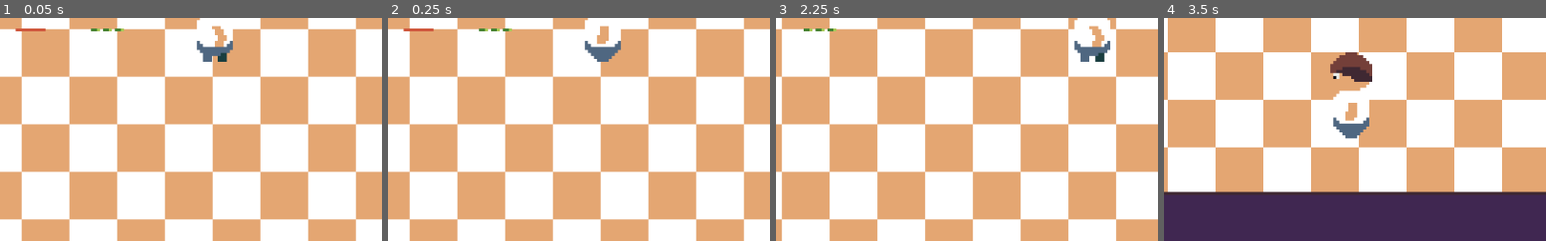
Above: before the commit, frames 1-4 (left to right).
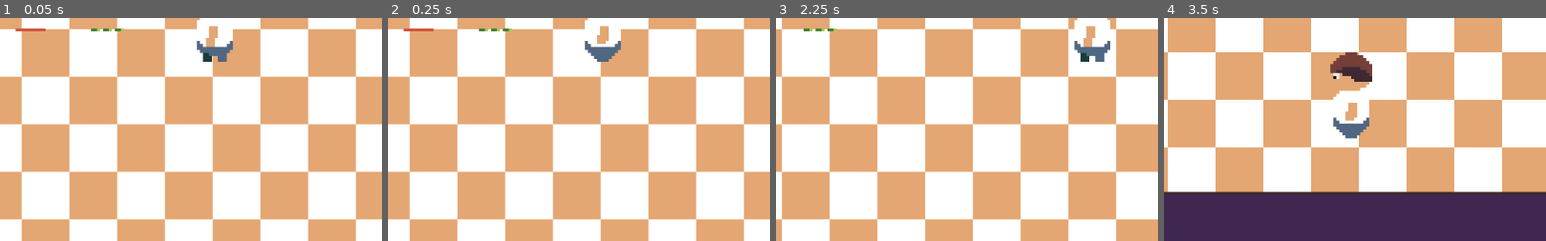
Above: after the commit, the same moments.

Repository: dardanbujupaj/night-shift
Game: Godot game, scene res://scenes/Diner.tscn
Two runs of this game, one before a commit and one after it. Both use one fixed random seed, a clock stepped at 60 frames per second and the inputs below. Sound files missing from this copy of the repository are replaced by a short silence.
Inputs (mouse positions are % of the whole screen's width and height, from its top left):
- Up to frame 1 (0.05 s): no input
- Up to frame 2 (0.25 s): no input
- Up to frame 3 (2.25 s): move the mouse to (72, 45) at 0.52 s; hold D (move_right) 0.53-1.28 s; right-click (72, 45) at 0.6 s; tap Space (jump) at 0.77, 1.52 s; move the mouse to (30, 55) at 1.27 s; hold S (move_down) 1.28-2.03 s; click (30, 55) at 1.35 s; move the mouse to (60, 28) at 2.02 s; hold D (move_right) from 2.03 s (still down); hold R from 2.03 s (still down)
- Up to frame 4 (3.5 s): move the mouse to (45, 70) at 2.77 s; release D (move_right) at 2.78 s; release R at 2.78 s; hold W (move_up) from 2.78 s (still down); right-click (45, 70) at 2.85 s; tap Space (jump) at 3.02 s
The pictures show only the part of the screen within x 22-72%, y 40-90%; the shares and areas given below are measured in that part.

The runs differ from the first frame. In frame 1, 0.6% of the frame differs, in the area x 53-60%, y 3-20%; in frame 2, nothing differs; in frame 3, 0.6%; in frame 4, nothing differs.

Commit message:
Add camera shake on hit from enemie.

Diff:
--- a/scenes/character/Character.gd
+++ b/scenes/character/Character.gd
@@ -109,6 +109,7 @@
 	if hitpoints <= 0:
 		die()
 	knockback_velocity = impact_velocity
+	$Camera2D.add_stress(1)
 
 func die():
 	pass
--- a/scenes/character/Character.tscn
+++ b/scenes/character/Character.tscn
@@ -1,7 +1,8 @@
-[gd_scene load_steps=16 format=2]
+[gd_scene load_steps=17 format=2]
 
 [ext_resource path="res://scenes/character/character_side.png" type="Texture" id=1]
 [ext_resource path="res://scenes/character/Character.gd" type="Script" id=2]
+[ext_resource path="res://scenes/character/ShakeCamera.gd" type="Script" id=3]
 [ext_resource path="res://sound/shot.wav" type="AudioStream" id=4]
 
 [sub_resource type="RectangleShape2D" id=1]
@@ -69,15 +70,17 @@
 shape = SubResource( 1 )
 
 [node name="Camera2D" type="Camera2D" parent="."]
+rotating = true
 current = true
 zoom = Vector2( 0.25, 0.25 )
 smoothing_enabled = true
+script = ExtResource( 3 )
 
 [node name="AnimatedSprite" type="AnimatedSprite" parent="."]
 position = Vector2( 0, -16 )
 frames = SubResource( 12 )
 animation = "walk"
-frame = 3
+frame = 1
 playing = true
 
 [node name="DodgeAudioStreamPlayer" type="AudioStreamPlayer2D" parent="."]
--- /dev/null
+++ b/scenes/character/ShakeCamera.gd
@@ -0,0 +1,51 @@
+extends Camera2D
+
+export var max_offset : float = 30.0
+export var max_roll : float = 30.0
+export var shakeReduction : float = 2.5
+
+var noise_seed: int = 0
+var stress : float = 0.0
+var shake : float = 0.0
+
+func _ready():
+	randomize()
+
+	noise_seed = randi()
+
+
+# TODO: Add in some sort of rotation reset.
+func _process(_delta):
+	_process_shake(global_transform.origin, 0.0, _delta)
+
+
+func _process_shake(center, angle, delta) -> void:
+	shake = stress * stress
+
+	var rotation_offset = angle + (max_roll * shake *  _get_noise(noise_seed, OS.get_ticks_msec()))
+
+
+	var offset_x = (max_offset * shake * _get_noise(noise_seed + 1, OS.get_ticks_msec()))
+	var offset_y = (max_offset * shake * _get_noise(noise_seed + 2, OS.get_ticks_msec()))
+
+	transform = Transform2D(rotation_offset / 360.0, Vector2(offset_x, offset_y))
+
+	stress -= shakeReduction * delta
+
+	stress = clamp(stress, 0.0, 1.0)
+
+
+func _get_noise(noise_seed, time) -> float:
+	var n = OpenSimplexNoise.new()
+
+	n.seed = noise_seed
+	n.octaves = 2
+	n.period = 20.0
+	n.persistence = 0.8
+
+	return n.get_noise_1d(time)
+
+
+func add_stress(amount : float) -> void:
+	stress += amount
+	stress = clamp(stress, 0.0, 1.0)
